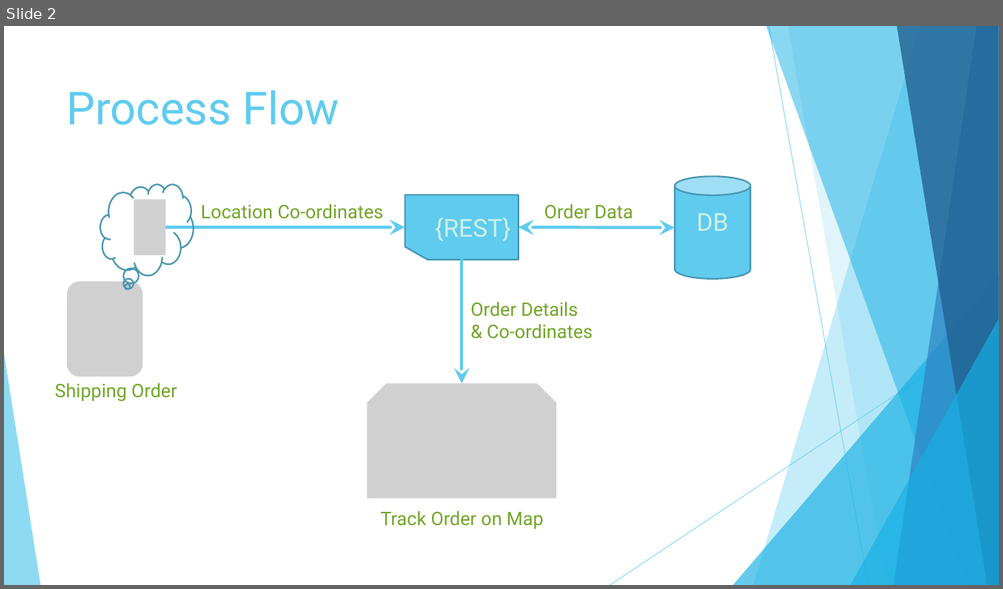
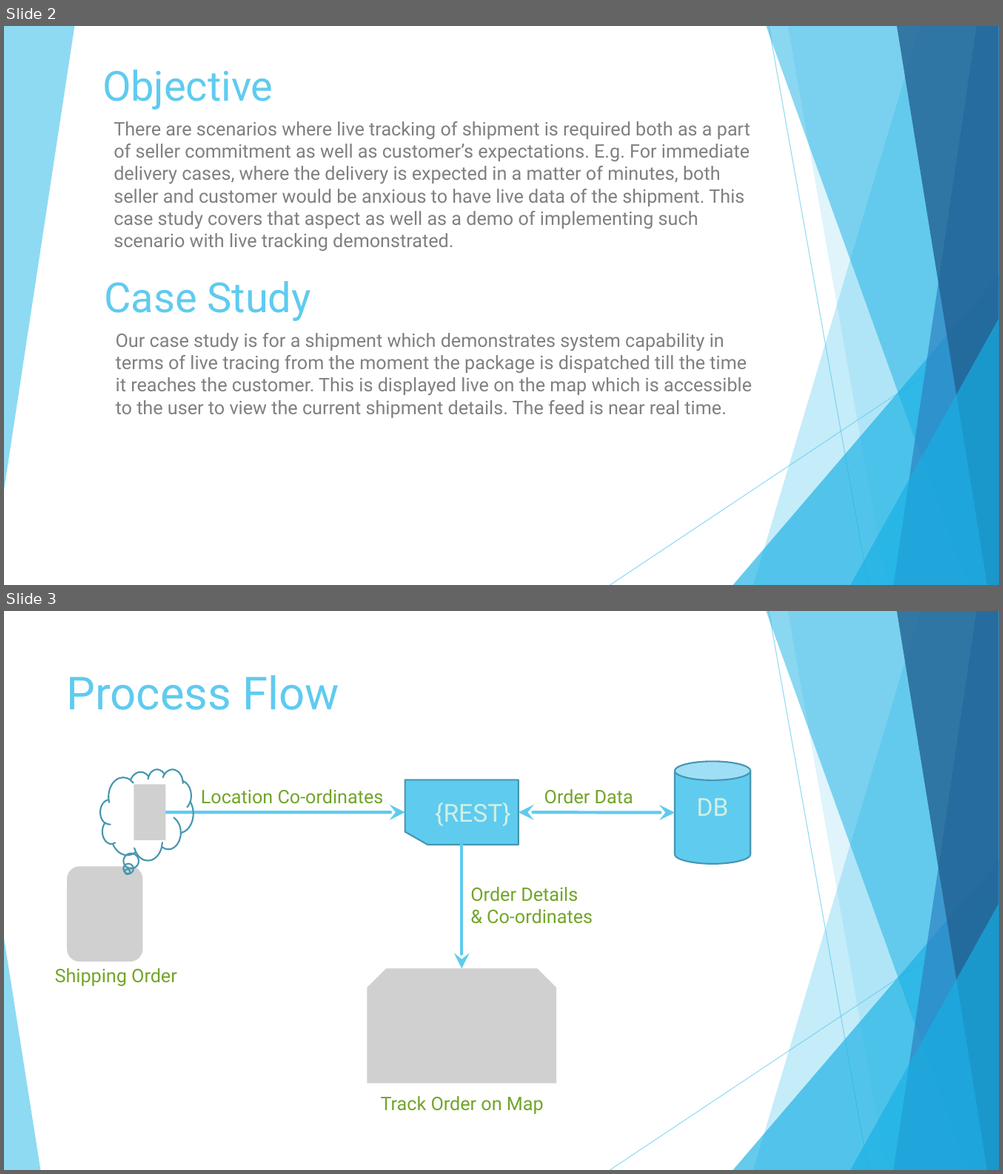
Before and after one commit to ravikantvicky/codethon, a slide deck: OrderLocator.pptx. Shown one above the other, each under a label of ours: slide 2 before the commit, slides 2 and 3 after it. The pictures are 1003x589 and 1003x1174 pixels, drawn with LibreOffice and Linux fonts; fonts in the diff are those of the drawing; grey boxes stand for pictures. Boxes give left, top, right and bottom in pixels: in the first picture for what was removed or moved away, otherwise in the second. Text is boxed around its words. In the diff, an @@ line names an element or a change of style, - is before the commit and + after.

```diff
--- a/OrderLocator.pptx
+++ b/OrderLocator.pptx
@@ slide 2 added at (4,26,999,585), background #FFFFFF; not listed: 9 template elements that a slide beside it also shows @@
@@ freeform shape added at (4,26,74,490), fill #5FCBEF at 70% opacity @@
@@ title added at (102,70,273,110), 40 pt, text #5FCBEF @@
+Objective
@@ subtitle added at (114,121,750,251), 18 pt, text #808080 @@
+There are scenarios where live tracking of shipment is required both as a part of seller commitment as well as customer’s expectations. E.g. For immediate delivery cases, where the delivery is expected in a matter of minutes, both seller and customer would be anxious to have live data of the shipment. This case study covers that aspect as well as a demo of implementing such scenario with live tracking demonstrated.
@@ text added at (104,281,311,321), 40 pt, text #5FCBEF @@
+Case Study
@@ text added at (116,333,751,418), 18 pt, text #808080 @@
+Our case study is for a shipment which demonstrates system capability in terms of live tracing from the moment the package is dispatched till the time it reaches the customer. This is displayed live on the map which is accessible to the user to view the current shipment details. The feed is near real time.
@@ what was slide 2 is now slide 3 @@
```
Also in this commit, not shown: 1 slide changed.
